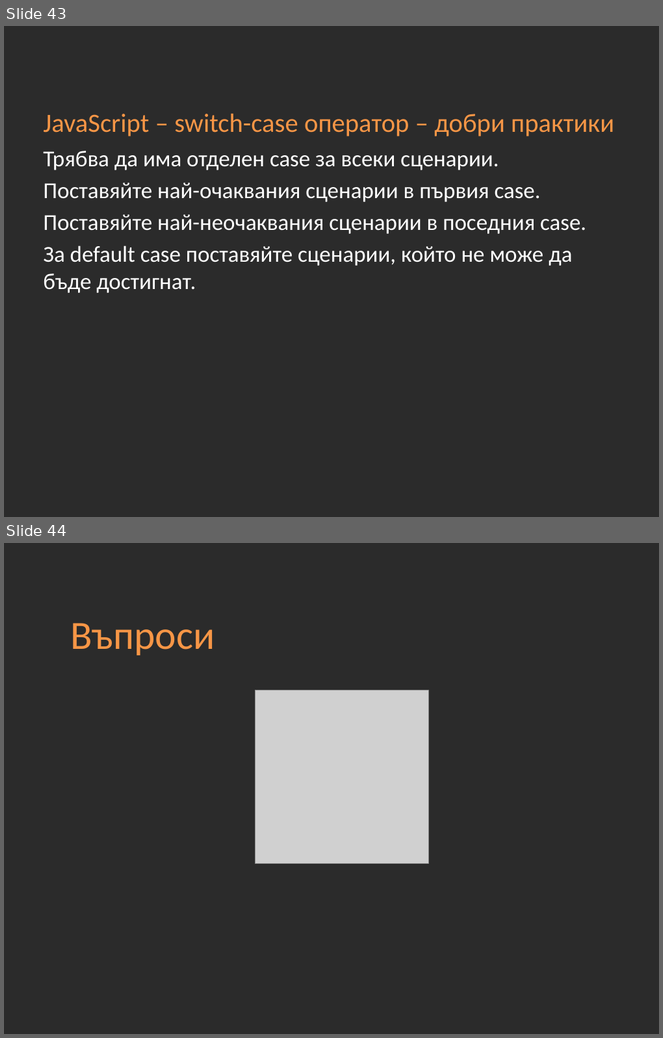
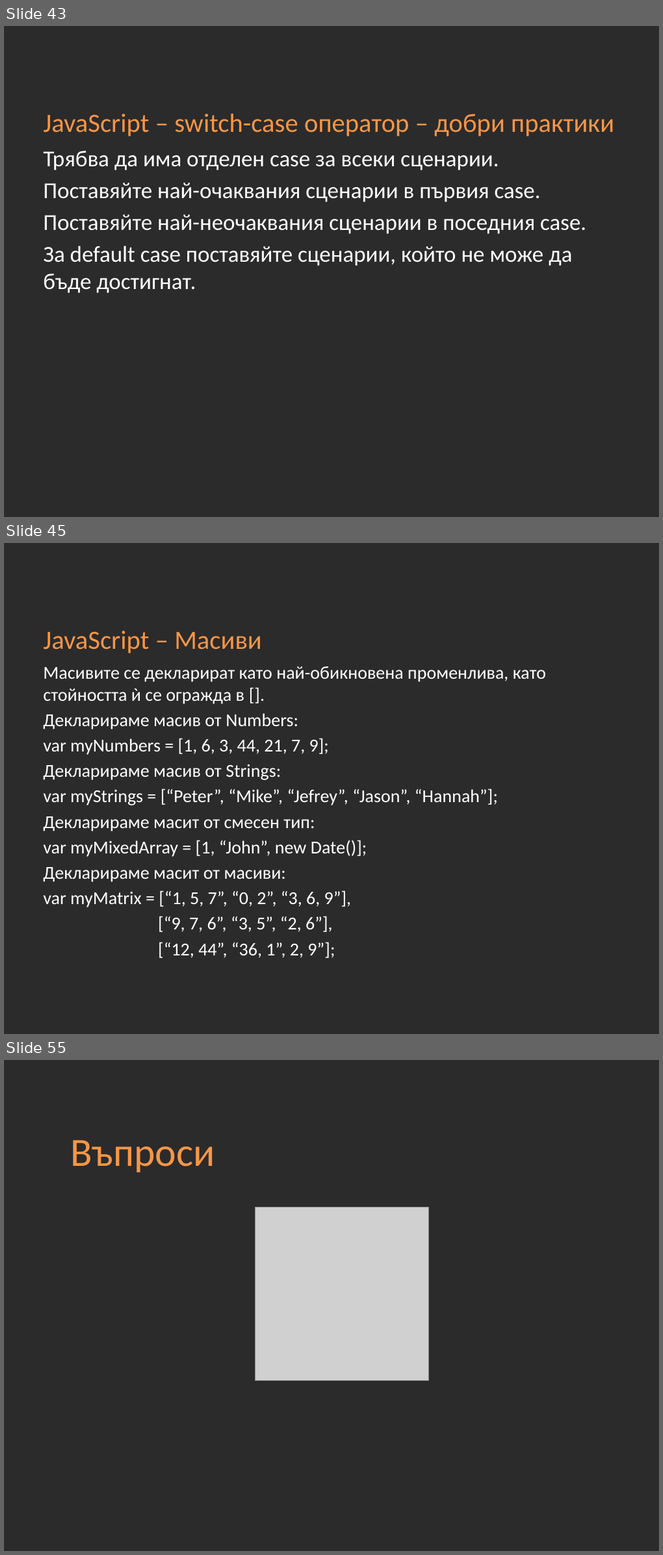
Before and after one commit to Academy-Soft-Intellect/Front-End-Course, a slide deck: 10-JavaScript-Basics.pptx. Shown one above the other, each under a label of ours: slides 43 and 44 before the commit, slides 43, 45 and 55 after it; the slides between them are not shown. The pictures are 663x1038 and 663x1555 pixels, drawn with LibreOffice and Linux fonts; fonts in the diff are those of the drawing; grey boxes stand for pictures; background and template pictures are left out; a plain dark background stands for a picture behind light text. Boxes give left, top, right and bottom in pixels: in the first picture for what was removed or moved away, otherwise in the second. Text is boxed around its words. In the diff, an @@ line names an element or a change of style, - is before the commit and + after.

```diff
--- a/10-JavaScript-Basics.pptx
+++ b/10-JavaScript-Basics.pptx
@@ slide 45 added at (4,543,659,1034), background picture (left out) @@
@@ title added at (43,631,262,653), 29 pt, text #F79646 @@
+JavaScript – Масиви
@@ text added at (43,667,546,958), 20 pt, text #FFFFFF @@
+Масивите се декларират като най-обикновена променлива, като стойността ѝ се огражда в [].
+Декларираме масив от Numbers:
+var myNumbers = [1, 6, 3, 44, 21, 7, 9];
+Декларираме масив от Strings:
+var myStrings = [“Peter”, “Mike”, “Jefrey”, “Jason”, “Hannah”];
+Декларираме масит от смесен тип:
+var myMixedArray = [1, “John”, new Date()];
+Декларираме масит от масиви:
+var myMatrix = [“1, 5, 7”, “0, 2”, “3, 6, 9”],
+[“9, 7, 6”, “3, 5”, “2, 6”],
+[“12, 44”, “36, 1”, 2, 9”];
@@ what was slide 44 is now slide 55 @@
```
Also in this commit, not shown: 1 slide changed, 11 other slides added.
